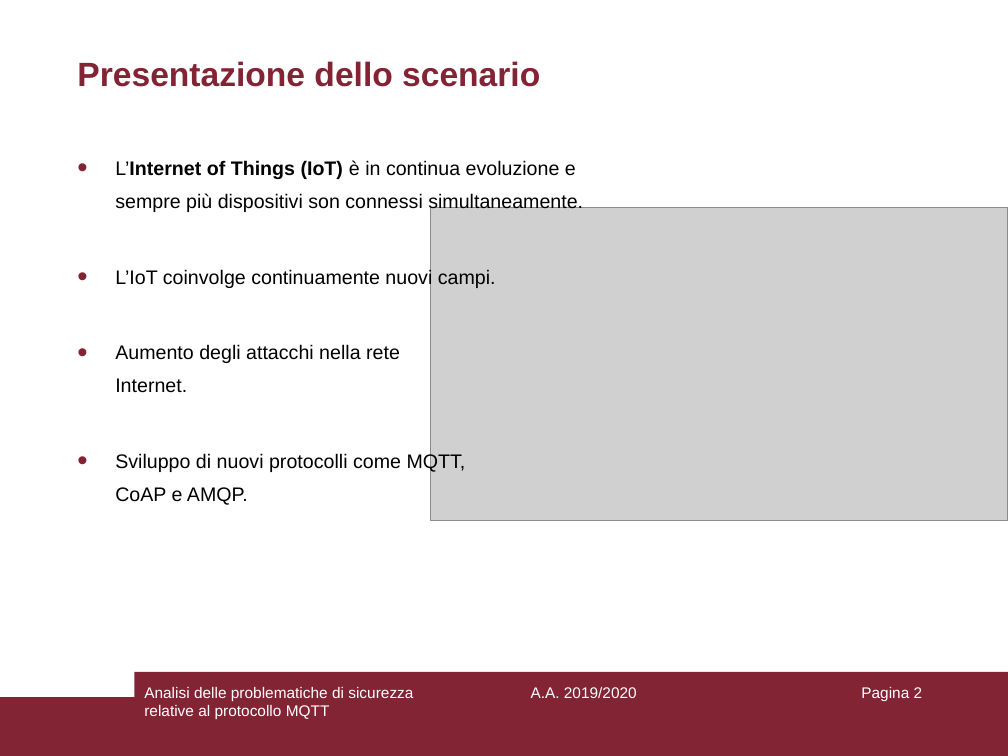
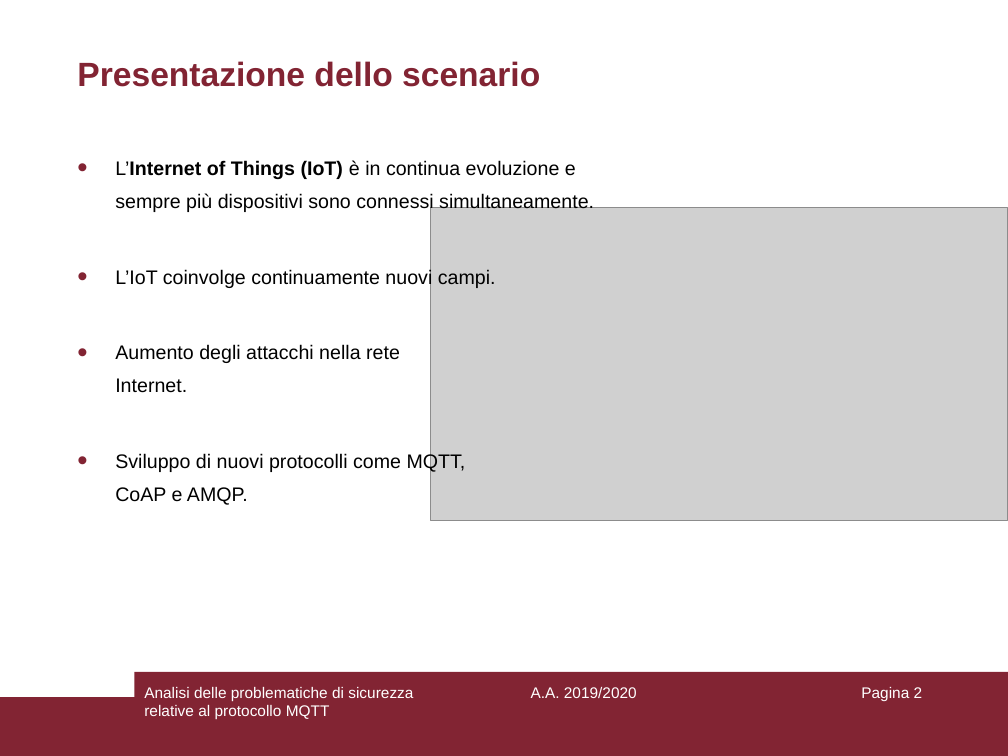
Before and after one commit to aedoardo/bachelor-degree-thesis, a slide deck: slide 2 of slides/Presentazione.ppt. Drawn at 1008x756 pixels with LibreOffice and Linux fonts; fonts in the diff are those of the drawing; grey boxes stand for pictures. Boxes give left, top, right and bottom in pixels: in the first picture for what was removed or moved away, otherwise in the second. Text is boxed around its words. In the diff, an @@ line names an element or a change of style, - is before the commit and + after.

```diff
--- a/slides/Presentazione.ppt
+++ b/slides/Presentazione.ppt
@@ text at (115,160,594,213): text changed @@
-• L’Internet of Things (IoT) è in continua evoluzione e sempre più dispositivi son connessi simultaneamente.
+• L’Internet of Things (IoT) è in continua evoluzione e sempre più dispositivi sono connessi simultaneamente.
```
Also in this commit, not shown: 7 other slides changed, 1 other file.
